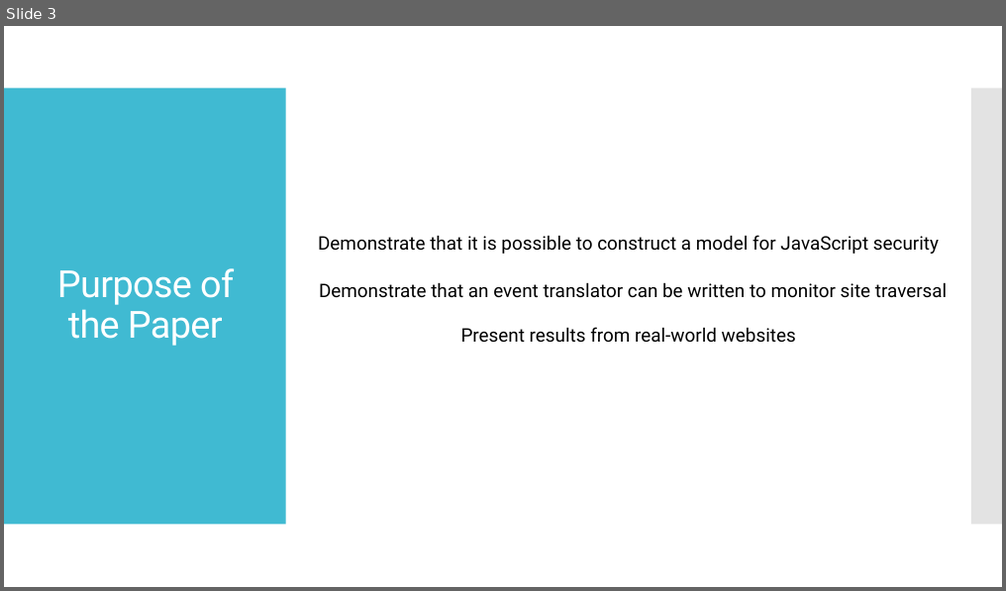
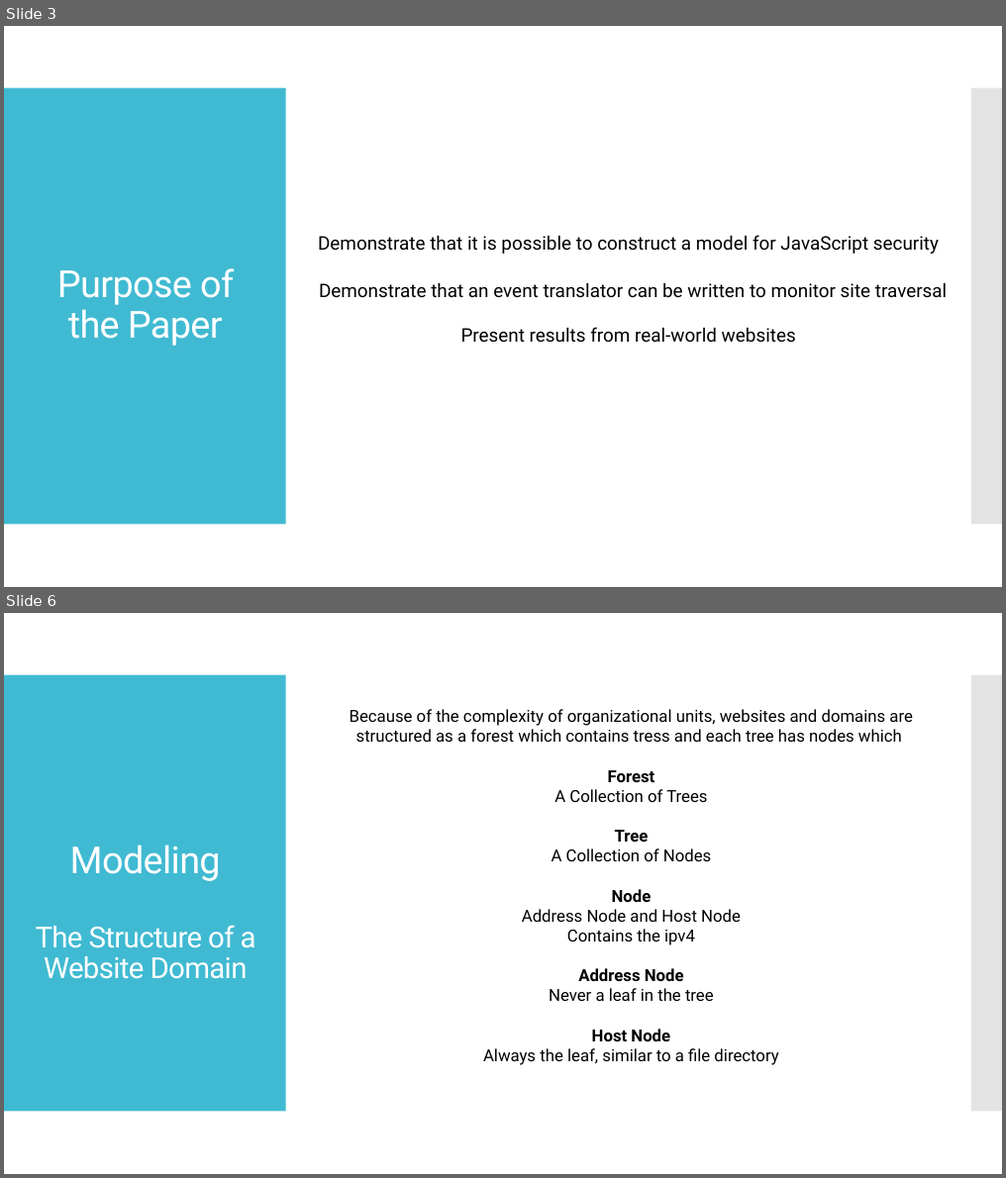
Before and after one commit to starkc1/Spring2019_Homework, a slide deck: SE-410/Stark_SE410_Presentation.pptx. Shown one above the other, each under a label of ours: slide 3 before the commit, slides 3 and 6 after it; the slides between them are not shown. The pictures are 1006x591 and 1006x1178 pixels, drawn with LibreOffice and Linux fonts; fonts in the diff are those of the drawing. Boxes give left, top, right and bottom in pixels: in the first picture for what was removed or moved away, otherwise in the second. Text is boxed around its words. In the diff, an @@ line names an element or a change of style, - is before the commit and + after.

```diff
--- a/SE-410/Stark_SE410_Presentation.pptx
+++ b/SE-410/Stark_SE410_Presentation.pptx
@@ slide 6 added at box(4, 613, 1002, 1174), background #FFFFFF; not listed: 2 template elements that a slide beside it also shows @@
@@ text added at box(350, 709, 913, 1065), 16 pt, text #000000 @@
+Because of the complexity of organizational units, websites and domains are structured as a forest which contains tress and each tree has nodes which
+Forest
+A Collection of Trees
+Tree
+A Collection of Nodes
+Node
+Address Node and Host Node
+Contains the ipv4
+Address Node
+Never a leaf in the tree
+Host Node
+Always the leaf, similar to a file directory
@@ title added at box(36, 845, 256, 979), 28 pt, text #FFFFFF @@
+Modeling
+The Structure of a Website Domain
```
Also in this commit, not shown: 2 slides changed, 3 other slides added.
